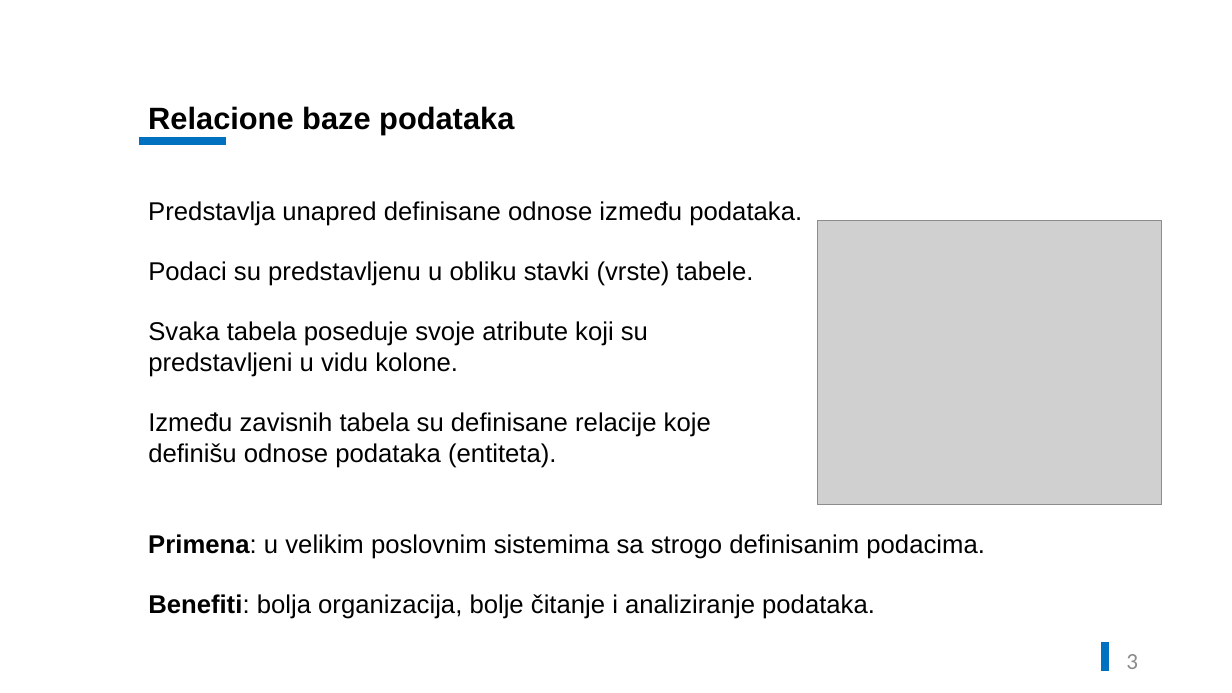
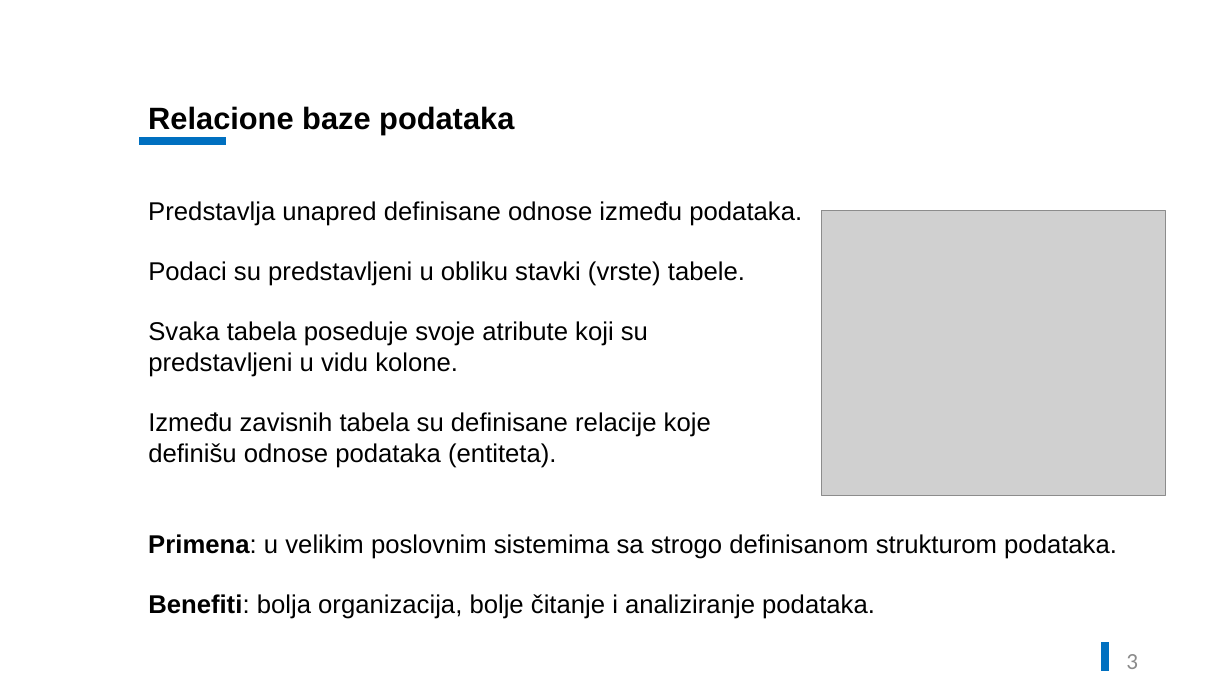
Before and after one commit to mixy98e/Sistemi-Baza-Podataka-Seminarski, a slide deck: slide 4 of Milan Stankovic 1407 - Sistemi za upravljanje bazama podataka.pptx. Drawn at 1232x693 pixels with LibreOffice and Linux fonts; fonts in the diff are those of the drawing; grey boxes stand for pictures. Boxes give left, top, right and bottom in pixels: in the first picture for what was removed or moved away, otherwise in the second. Text is boxed around its words. In the diff, an @@ line names an element or a change of style, - is before the commit and + after.

Commit message:
ptt file change

```diff
--- a/Milan Stankovic 1407 - Sistemi za upravljanje bazama podataka.pptx
+++ b/Milan Stankovic 1407 - Sistemi za upravljanje bazama podataka.pptx
@@ picture: place and size @@
-picture at (818,220,1162,505)
+picture at (822,211,1165,495)
@@ text at (148,261,745,286): text changed @@
-Podaci su predstavljenu u obliku stavki (vrste) tabele.
+Podaci su predstavljeni u obliku stavki (vrste) tabele.
@@ text at (148,534,1117,559): text changed @@
-Primena: u velikim poslovnim sistemima sa strogo definisanim podacima.
+Primena: u velikim poslovnim sistemima sa strogo definisanom strukturom podataka.
```
Also in this commit, not shown: 6 other slides changed.
